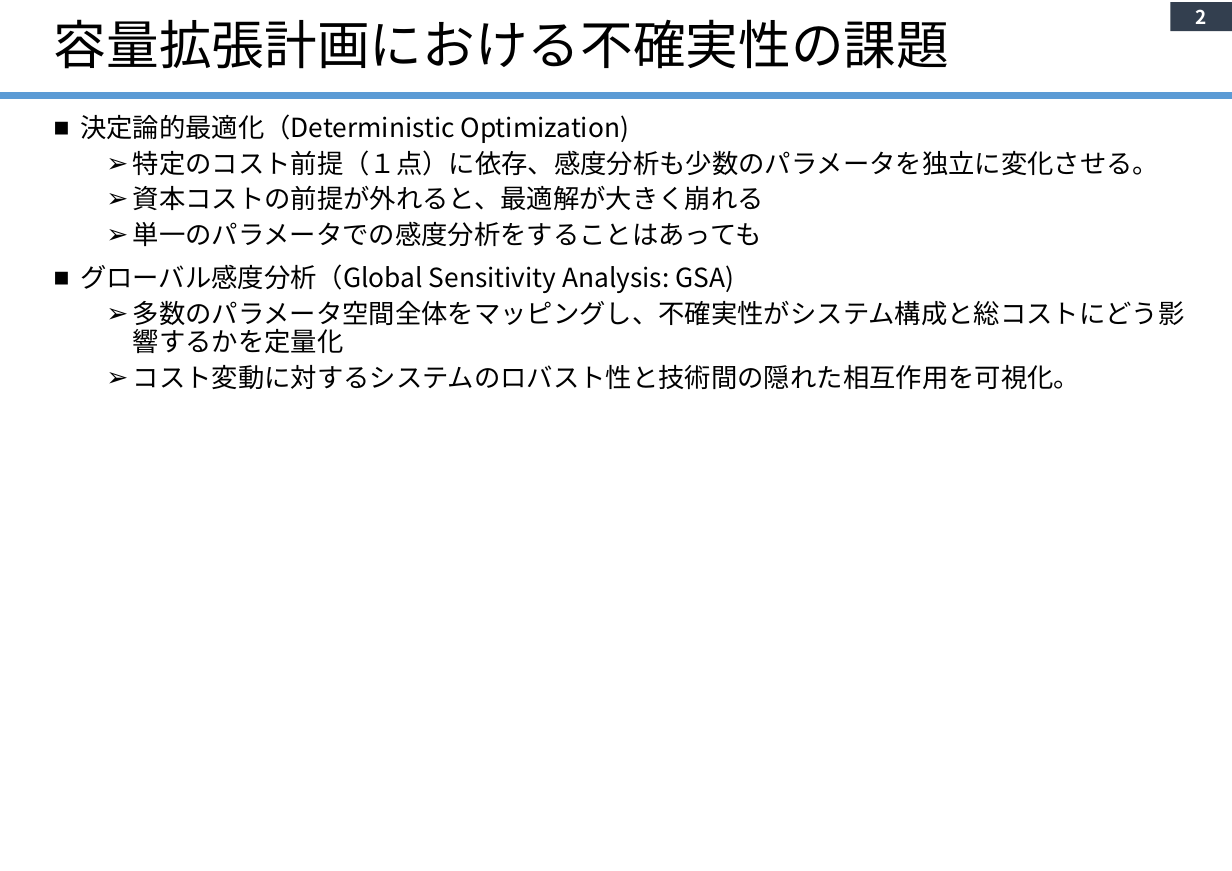
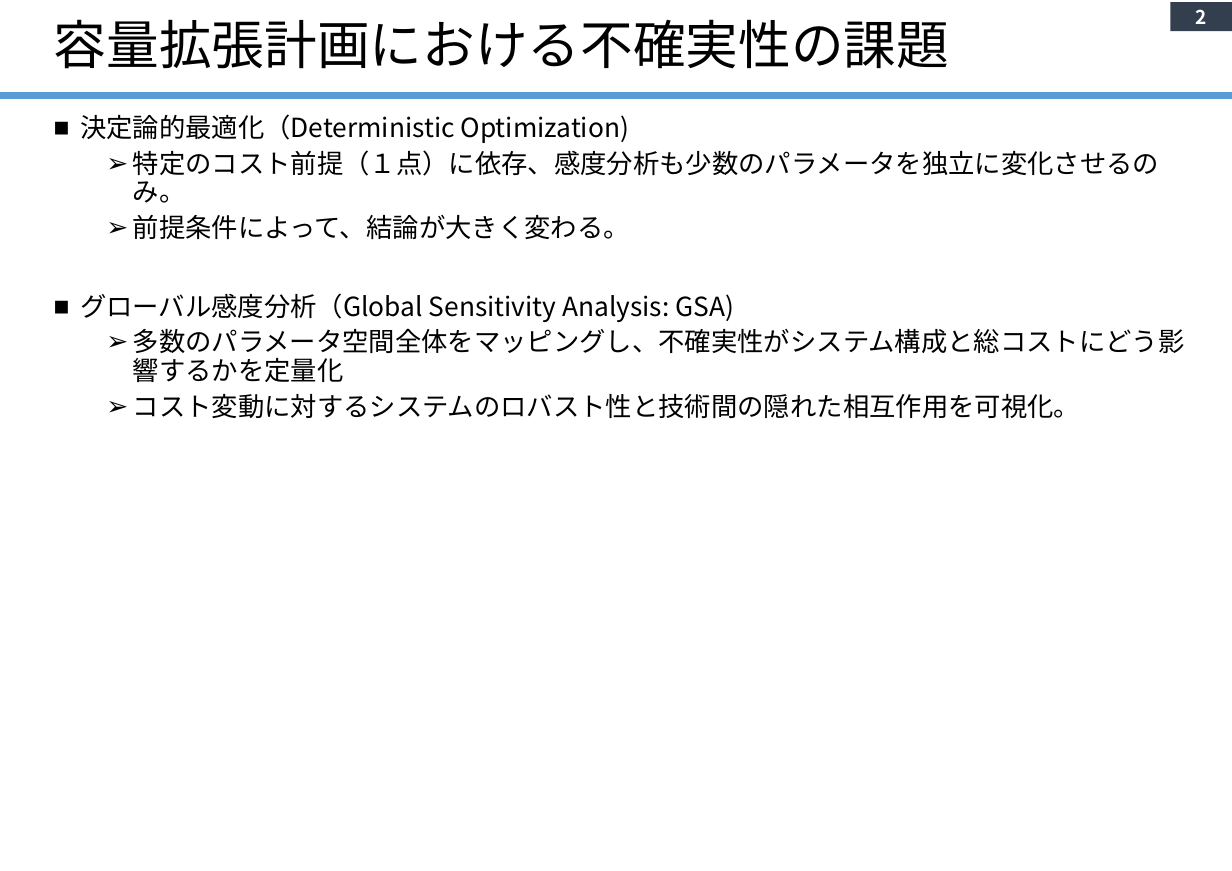
Before and after one commit to yanase1147/GSA-02, a slide deck: slide 2 of Study Outline.pptx. Drawn at 1232x871 pixels with LibreOffice and Linux fonts; fonts in the diff are those of the drawing. Boxes give left, top, right and bottom in pixels: in the first picture for what was removed or moved away, otherwise in the second. Text is boxed around its words. In the diff, an @@ line names an element or a change of style, - is before the commit and + after.

```diff
--- a/Study Outline.pptx
+++ b/Study Outline.pptx
@@ text at (133,150,1159,239): text changed @@
-  ➢ 特定のコスト前提（１点）に依存、感度分析も少数のパラメータを独立に変化させる。
-  ➢ 資本コストの前提が外れると、最適解が大きく崩れる
-  ➢ 単一のパラメータでの感度分析をすることはあっても
+  ➢ 特定のコスト前提（１点）に依存、感度分析も少数のパラメータを独立に変化させるのみ。
+  ➢ 前提条件によって、結論が大きく変わる。
```
Also in this commit, not shown: 3 other slides changed, 1 slide added, 1 slide removed, 8 other files.
